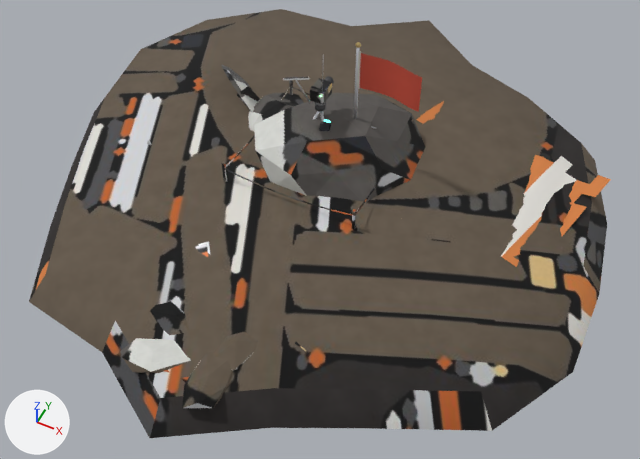
The glTF model game/models/missions/mission_props.glb: old version first, new version second.
Rendered twice from a 50 mm lens placed at (4.42, -8.85, 9.8), pointed at (0.42, -0.85, -0.2). Lighting does not change. The marker at lower left points along +X, +Y and +Z. The picture after the commit comes second. Where no turn or scale is listed for an object, it has been applied to the vertices. Vertices at exactly the same position are counted once.

Names of what the first picture shows: 'Glow', 'photo_point', 'probe_wreck', 'signal_source', 'survey_marker'.
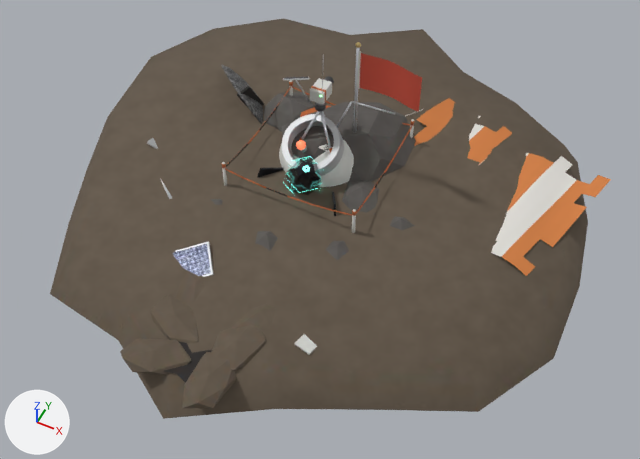
Boxes [x1, y1, x2, y2] around the edits, measured in the pictures (640 x 459 px; the box of a moved part takes in the faces that stretch with it):
'probe_wreck', reshaped, surface changed (7% shorter): before [29, 9, 611, 438]; after [50, 18, 611, 419]
'signal_source', reshaped: before [248, 93, 425, 201]; after [210, 92, 416, 261]
part 1 of me_photo_point, surface changed (lighter): before [286, 75, 334, 121]; after [286, 75, 375, 214]
part 2 of me_probe_wreck, moved or reshaped (not visible before): after [279, 140, 354, 187]
part 3 of me_probe_wreck, moved or reshaped (not visible before): after [300, 106, 331, 117]
part 4 of me_probe_wreck, moved or reshaped (not visible before): after [281, 114, 344, 176]
part 5 of me_probe_wreck, moved or reshaped (not visible before): after [332, 101, 352, 135]
part 6 of me_probe_wreck, moved or reshaped (not visible before): after [352, 101, 395, 115]
part 7 of me_probe_wreck, moved or reshaped: before [29, 9, 607, 438]; after [50, 18, 588, 419]
part 8 of me_probe_wreck, surface changed: before [29, 9, 607, 438]; after [50, 18, 602, 419]
part 9 of me_signal_source, moved or reshaped: before [254, 93, 425, 201]; after [282, 102, 416, 182]
part 10 of me_signal_source, moved or reshaped: before [248, 93, 304, 131]; after [264, 92, 315, 132]
part 11 of me_signal_source, moved or reshaped (mostly hidden before): before [319, 120, 331, 131]; after [286, 158, 322, 195]
part 12 of me_signal_source, moved or reshaped (not visible before): after [332, 192, 336, 216]
part 13 of me_signal_source, moved or reshaped (not visible before): after [257, 168, 284, 178]
part 14 of me_signal_source, added: after [342, 180, 379, 213]
part 15 of me_signal_source, moved or reshaped (not visible before): after [255, 216, 415, 261]
part 16 of me_glow, moved or reshaped (mostly hidden before): before [324, 119, 331, 123]; after [287, 156, 318, 194]
part 17 of me_survey_marker, surface changed: [221, 80, 419, 230] in both

Edits to the bpy script that builds the scene:
```text
Change me_photo_point:
    where me_photo_point.from_pydata(...)  # 670 vertices, 1194 faces; spans x -1.99..1.99, y -1.96..1.92, z -0.4..2.47
    me_photo_point part 1: 1192 kept faces spanning x -1.99..1.99, y -1.96..1.92, z -0.4..2.47 get new texture (UV) coordinates
Change me_probe_wreck:
    remove me_probe_wreck.from_pydata(...)  # 1266 vertices, 2142 faces; spans x -4.65..4.54, y -4.85..4.9, z -0.85..1.14
    add me_probe_wreck.from_pydata(...)  # 1266 vertices, 2142 faces; spans x -4.34..4.25, y -4.54..4.58, z -1.15..1.53
    me_probe_wreck part 2: the loose piece of 161 vertices spanning x -0.85..0.87, y -0.36..1.22, z -0.82..0.69 is scaled about its middle by 1.35, then moved by (0.0, 0.06, -0.02)
    me_probe_wreck part 3: the loose piece of 128 vertices spanning x -0.67..0.67, y -0.43..0.79, z -0.27..0.51 is scaled about its middle by 1.35, then moved by (0.0, -0.02, 0.04)
    me_probe_wreck part 4: the loose piece of 96 vertices spanning x -0.34..0.32, y -0.44..0.23, z 0.35..0.86 is scaled about its middle by 1.35, then moved by (0.0, -0.12, 0.21)
    me_probe_wreck part 5: the loose piece of 12 vertices spanning x 0.1..0.32, y 0.09..0.2, z 0.61..1.13 is scaled about its middle by 1.35, then moved by (0.07, -0.04, 0.3)
    me_probe_wreck part 6: the loose piece of 12 vertices spanning x 0.31..0.79, y 0.18..0.27, z 1.08..1.14 is scaled about its middle by 1.35, then moved by (0.19, -0.01, 0.39)
    me_probe_wreck part 7: 104 of 1266 vertices moved; they spanned x -4.65..4.54, y -4.85..4.9, z -0.4..0.63 and now span x -4.34..4.25, y -4.54..4.58, z -0.4..0.85; mean shift (0.0, -0.03, 0.02); largest move (-4.01, 2.91, -0.4) -> (-3.75, 2.72, -0.4)
    me_probe_wreck part 8: texture (UV) coordinates of 2142 of 2142 faces, centred in x -4.38..4.41, y -4.47..4.45, z -0.83..1.13, changed; they spanned u 0.0..0.99, v 0.0..0.99 and now span u 0.0..0.99, v 0.0..0.99
    other edits to the shape of me_probe_wreck do not show in these pictures
Change me_signal_source:
    remove me_signal_source.from_pydata(...)  # 356 vertices, 564 faces; spans x -3.3..3.14, y -3.45..3.28, z -0.42..1.24
    add me_signal_source.from_pydata(...)  # 398 vertices, 644 faces; spans x -3.3..3.14, y -3.45..3.28, z -0.4..1.05
    me_signal_source part 9: the loose piece of 42 vertices spanning x -1.11..1.43, y -0.84..1.51, z -0.42..1.24 is multiplied about its middle by the matrix ((0.779, 0.019, 0.0), (0.019, 0.783, 0.0), (0.0, 0.0, 0.753)), then moved by (0.05, 0.22, -0.06)
    me_signal_source part 10: the loose piece of 42 vertices spanning x -1.61..-0.26, y -0.23..1.14, z -0.26..0.75 is scaled about its middle by 0.833, then moved by (0.05, 0.26, -0.03)
    me_signal_source part 11: the loose piece of 38 vertices spanning x -0.17..0.37, y -0.72..0.04, z -0.12..1.22 is multiplied about its middle by the matrix ((0.948, 0.277, 0.158), (-0.04, 0.595, -0.803), (-0.316, 0.755, 0.575)), then moved by (-0.1, -0.2, -0.12)
    me_signal_source part 12: the loose piece of 8 vertices spanning x 0.61..0.89, y -0.32..0.12, z 0.07..0.49 is moved by (-0.15, -0.65, 0.0)
    me_signal_source part 13: the loose piece of 8 vertices spanning x -0.62..-0.28, y -0.45..-0.05, z 0.07..0.49 is moved by (-0.1, -0.35, 0.0)
    me_signal_source part 14: a new loose piece of 42 vertices spanning x 0.39..1.24, y -0.78..0.05, z -0.14..0.46, in mat_rock (picture img_missionpropspaint)
    me_signal_source part 15: 22 vertices removed from x 0.69..1.89, y -1.69..-0.28, z -0.15..0.21; 34 vertices added at x -0.29..1.9, y -1.95..-0.33, z -0.13..0.35
    other edits to the shape of me_signal_source do not show in these pictures
Change me_glow:
    remove me_glow.from_pydata(...)  # 48 vertices, 56 faces; spans x -0.308..0.313, y -0.365..0.387, z -0.354..0.681
    add me_glow.from_pydata(...)  # 48 vertices, 56 faces; spans x -0.334..0.348, y -0.394..0.368, z -0.37..0.636
    me_glow part 16: the whole mesh is multiplied about the mesh origin by the matrix ((0.948, 0.277, 0.158), (-0.04, 0.595, -0.803), (-0.316, 0.755, 0.575))
Change me_survey_marker:
    where me_survey_marker.from_pydata(...)  # 748 vertices, 1246 faces; spans x -2.23..2.18, y -2.28..2.22, z -0.4..2.51
    me_survey_marker part 17: 1246 kept faces spanning x -2.23..2.18, y -2.28..2.22, z -0.4..2.51 get new texture (UV) coordinates
```
